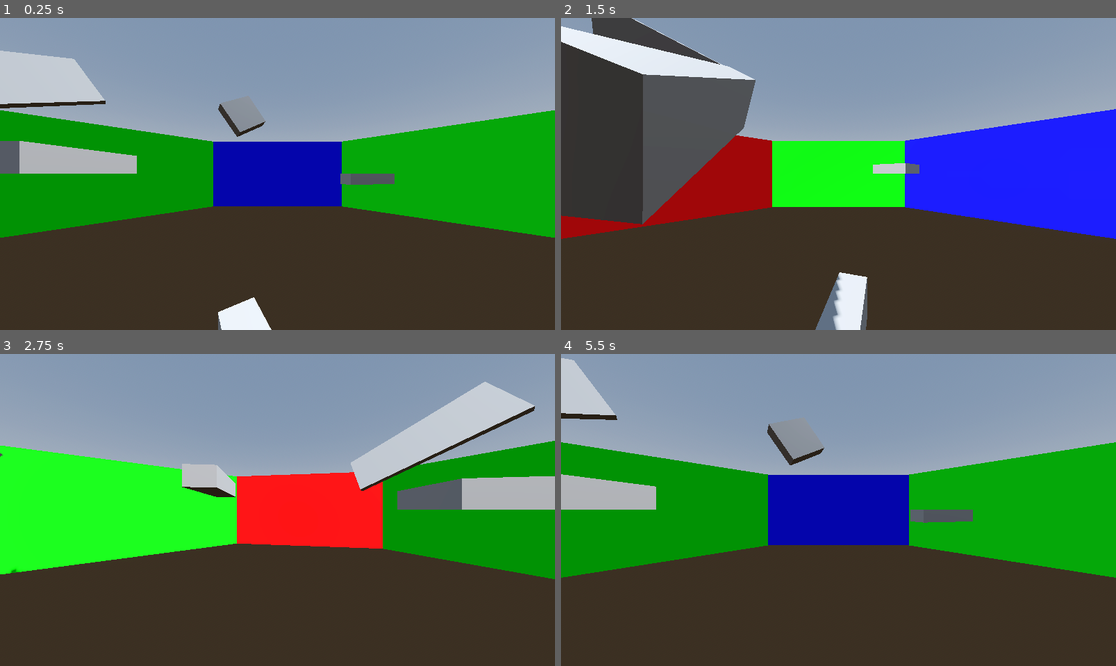
Above: before the commit, frames 1-4 (two rows, left to right).
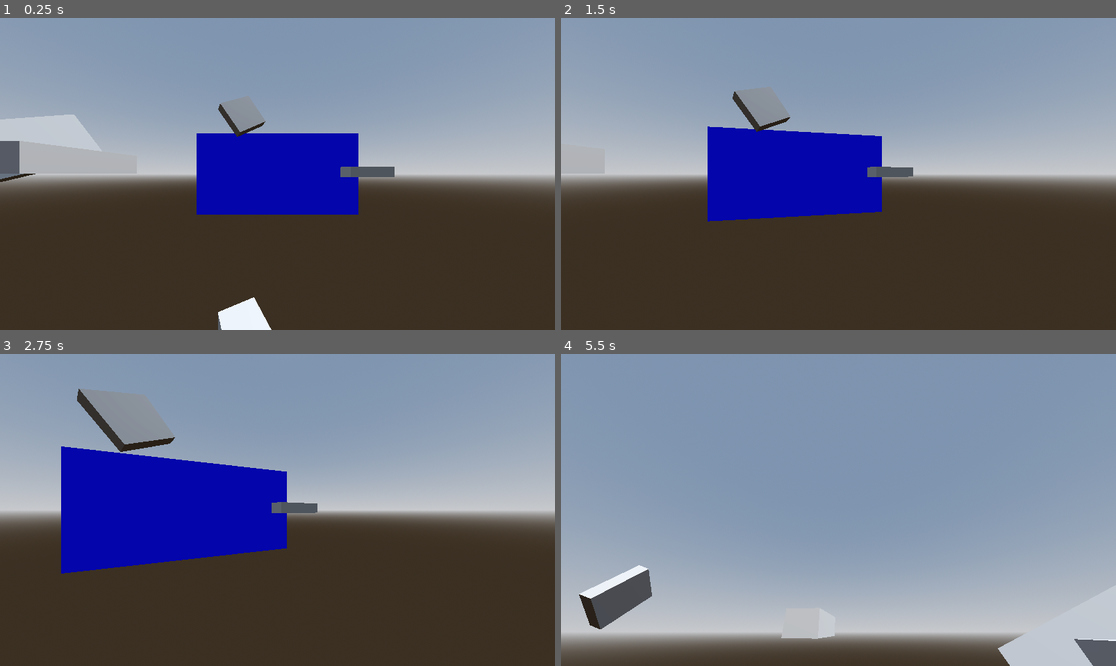
Above: after the commit, the same moments.

Repository: RyujinDraknir/GGJ-2024
Game: Godot game, scene res://scenes/main.tscn
Two runs of this game, one before a commit and one after it. Both use one fixed random seed, a clock stepped at 60 frames per second and the inputs below.
Inputs:
- Up to frame 1 (0.25 s): no input
- Up to frame 2 (1.5 s): tap Enter at 0.5 s; hold D (right) 0.53-1.28 s; tap E (zoom) at 0.6, 1.35 s; hold S (down) from 1.28 s (still down)
- Up to frame 3 (2.75 s): release S (down) at 2.03 s; hold D (right) from 2.03 s (still down); tap E (zoom) at 2.1 s
- Up to frame 4 (5.5 s): release D (right) at 2.78 s; hold W (up) 2.78-3.53 s; tap E (zoom) every 0.75 s from 2.85 to 5.1 s; hold A (left) 3.53-5.03 s; hold S (down) from 5.03 s (still down)

The runs differ from the first frame. In frame 1, 26% of the frame differs, in the area x 0-100%, y 10-71%; in frame 2, 40%; in frame 3, 36%; in frame 4, 65%, in the area x 0-100%, y 1-100%.

Commit message:
add raycast collision

Diff:
--- a/prefabScenes/player.tscn
+++ b/prefabScenes/player.tscn
@@ -11,4 +11,4 @@
 fov = 90.0
 
 [node name="RayCast3D" type="RayCast3D" parent="Pivot/Camera3D"]
-target_position = Vector3(0, 0, -10)
+target_position = Vector3(0, 0, -100)
--- /dev/null
+++ b/prefabScenes/test_wall.tscn
@@ -0,0 +1,15 @@
+[gd_scene load_steps=3 format=3 uid="uid://ny33g8w8gito"]
+
+[ext_resource type="Material" uid="uid://v2csvjkix4e5" path="res://textures/blue.tres" id="1_6eg0f"]
+
+[sub_resource type="QuadMesh" id="QuadMesh_htkxf"]
+size = Vector2(10, 10)
+
+[node name="TestWall" type="CSGMesh3D" groups=["scene"]]
+transform = Transform3D(3, 0, 0, 0, 1.5, 0, 0, 0, 1, 0, 0, 0)
+material_override = ExtResource("1_6eg0f")
+use_collision = true
+mesh = SubResource("QuadMesh_htkxf")
+
+[node name="CameraSpot" type="Marker3D" parent="."]
+transform = Transform3D(1, 0, 0, 0, 1, 0, 0, 0, 1, 0, 0, 8)
--- a/scenes/main.tscn
+++ b/scenes/main.tscn
@@ -1,9 +1,7 @@
-[gd_scene load_steps=9 format=3 uid="uid://cudcy7o72gnon"]
+[gd_scene load_steps=6 format=3 uid="uid://cudcy7o72gnon"]
 
 [ext_resource type="PackedScene" uid="uid://caabi8447msyu" path="res://prefabScenes/player.tscn" id="1_6q6j1"]
-[ext_resource type="Material" uid="uid://v2csvjkix4e5" path="res://textures/blue.tres" id="1_23y78"]
-[ext_resource type="Material" uid="uid://cxg33qag0nkfr" path="res://textures/green.tres" id="2_18jx4"]
-[ext_resource type="Material" uid="uid://dk6nxt0kyxtym" path="res://textures/red.tres" id="3_ewn4h"]
+[ext_resource type="PackedScene" uid="uid://ny33g8w8gito" path="res://prefabScenes/test_wall.tscn" id="1_yoi2q"]
 
 [sub_resource type="ProceduralSkyMaterial" id="ProceduralSkyMaterial_vfs8c"]
 sky_horizon_color = Color(0.64625, 0.65575, 0.67075, 1)
@@ -18,9 +16,6 @@
 tonemap_mode = 2
 glow_enabled = true
 
-[sub_resource type="QuadMesh" id="QuadMesh_htkxf"]
-size = Vector2(10, 10)
-
 [node name="Main" type="Node3D"]
 
 [node name="DirectionalLight3D" type="DirectionalLight3D" parent="."]
@@ -34,75 +29,47 @@
 
 [node name="CSGBox3D" type="CSGBox3D" parent="Map"]
 transform = Transform3D(3.39292, 0, 0, 0, 1, 0, 0, 0, 3.91651, -9.46716, 0.5, -6.64925)
+use_collision = true
+
+[node name="CSGBox3D9" type="CSGBox3D" parent="Map/CSGBox3D"]
+transform = Transform3D(-0.983661, -0.444825, -0.048813, -2.70697, 2.19507, -0.101239, 1.3261, 0.0444835, -0.0406466, -0.752622, 0.234083, 0.16155)
+use_collision = true
 
 [node name="CSGBox3D2" type="CSGBox3D" parent="Map"]
 transform = Transform3D(3.39292, 0, 0, 0, 1, 0, 0, 0, 3.91651, 7.83675, 0.5, 16.7035)
+use_collision = true
 
 [node name="CSGBox3D3" type="CSGBox3D" parent="Map"]
-transform = Transform3D(0.375059, 0, -5.04141, 0, 1, 0, 1.41126, 0, 1.33981, 9.084, -0.5, -15.7005)
+transform = Transform3D(0.375059, 0, -5.04141, 0, 1, 0, 1.41126, 0, 1.33981, 9.084, 0.2, -15.7005)
+use_collision = true
 
 [node name="CSGBox3D4" type="CSGBox3D" parent="Map"]
 transform = Transform3D(0.375059, 0, -5.04141, 0, 1, 0, 1.41126, 0, 1.33981, -10.7144, 1.5, 5.43806)
+use_collision = true
 
 [node name="CSGBox3D5" type="CSGBox3D" parent="Map"]
 transform = Transform3D(-0.616706, 0, -3.72264, 0, 1, 0, 0.352705, 0, -6.50904, 1.06497, -3.0563, 0.193069)
+use_collision = true
 
 [node name="CSGBox3D6" type="CSGBox3D" parent="Map"]
 transform = Transform3D(-0.364424, -1.37687, -1.71567, -0.204624, 2.00253, -1.30189, -0.578837, 0.158939, 1.54038, -2.68104, 4.53462, -12.1366)
+use_collision = true
 
 [node name="CSGBox3D7" type="CSGBox3D" parent="Map"]
 transform = Transform3D(-0.364424, -1.37687, -1.71567, -0.204624, 2.00253, -1.30189, -0.578837, 0.158939, 1.54038, -6.95692, 3.06463, 17.6428)
+use_collision = true
 
 [node name="CSGBox3D8" type="CSGBox3D" parent="Map"]
 transform = Transform3D(-3.33749, -1.50926, -0.165619, -2.70697, 2.19507, -0.101239, 5.19371, 0.17422, -0.159193, 13.7869, 6.4157, -0.296326)
-
-[node name="CSGBox3D9" type="CSGBox3D" parent="Map"]
-transform = Transform3D(-3.33749, -1.50926, -0.165619, -2.70697, 2.19507, -0.101239, 5.19371, 0.17422, -0.159193, -12.0207, 3.73408, -6.01653)
+use_collision = true
 
 [node name="CSGBox3D10" type="CSGBox3D" parent="Map"]
 transform = Transform3D(-4.30357, -1.16152, 0.287386, -2.77366, 1.68931, 0.264577, -2.33516, 0.134079, -0.843895, 5.67592, 1.64111, 0.79153)
+use_collision = true
 
 [node name="walls" type="Node3D" parent="Map"]
-transform = Transform3D(2, 0, 0, 0, 1, 0, 0, 0, 2, 0, 0, 0)
+transform = Transform3D(1, 0, 0, 0, 1, 0, 0, 0, 1, 0, 0, -29)
 
-[node name="up" type="CSGMesh3D" parent="Map/walls"]
-transform = Transform3D(1, 0, 0, 0, 1, 0, 0, 0, 1, 0, 0, -12)
-material_override = ExtResource("1_23y78")
-mesh = SubResource("QuadMesh_htkxf")
-
-[node name="down" type="CSGMesh3D" parent="Map/walls"]
-transform = Transform3D(-1, 0, 8.9407e-08, 0, 1, 0, -8.9407e-08, 0, -1, 0, 0, 12)
-material_override = ExtResource("1_23y78")
-mesh = SubResource("QuadMesh_htkxf")
-
-[node name="right" type="CSGMesh3D" parent="Map/walls"]
-transform = Transform3D(-4.37114e-08, 0, -1, 0, 1, 0, 1, 0, -4.37114e-08, 12, 0, 4.76837e-07)
-material_override = ExtResource("3_ewn4h")
-mesh = SubResource("QuadMesh_htkxf")
-
-[node name="left" type="CSGMesh3D" parent="Map/walls"]
-transform = Transform3D(1.33118e-07, 0, 1, 0, 1, 0, -1, 0, 1.33118e-07, -12, 0, -4.76837e-07)
-material_override = ExtResource("3_ewn4h")
-mesh = SubResource("QuadMesh_htkxf")
-
-[node name="upleft" type="CSGMesh3D" parent="Map/walls"]
-transform = Transform3D(0.707107, 0, -0.707107, 0, 1, 0, 0.707107, 0, 0.707107, 8.48528, 0, -8.48528)
-material_override = ExtResource("2_18jx4")
-mesh = SubResource("QuadMesh_htkxf")
-
-[node name="downright" type="CSGMesh3D" parent="Map/walls"]
-transform = Transform3D(-0.707107, 0, 0.707107, 0, 1, 0, -0.707107, 0, -0.707107, -8.48528, 0, 8.48528)
-material_override = ExtResource("2_18jx4")
-mesh = SubResource("QuadMesh_htkxf")
-
-[node name="downleft" type="CSGMesh3D" parent="Map/walls"]
-transform = Transform3D(-0.707107, 0, -0.707107, 0, 1, 0, 0.707107, 0, -0.707107, 8.48528, 0, 8.48528)
-material_override = ExtResource("2_18jx4")
-mesh = SubResource("QuadMesh_htkxf")
-
-[node name="rightup" type="CSGMesh3D" parent="Map/walls"]
-transform = Transform3D(0.707107, 0, 0.707107, 0, 1, 0, -0.707107, 0, 0.707107, -8.48528, 0, -8.48528)
-material_override = ExtResource("2_18jx4")
-mesh = SubResource("QuadMesh_htkxf")
+[node name="testWall" parent="Map/walls" instance=ExtResource("1_yoi2q")]
 
 [node name="Player" parent="." instance=ExtResource("1_6q6j1")]
--- a/scripts/player.gd
+++ b/scripts/player.gd
@@ -6,6 +6,8 @@
 @onready var raycast = $Pivot/Camera3D/RayCast3D
 
 const SENS_SPEED = 3.0
+const ZOOM_SENS_SPEED = 2.0
+const LERP_ZOOM_SENS_SPEED = 2.0
 const LERP_ZOOM_SPEED = 9.0
 
 var zoom : bool = false
@@ -21,11 +23,20 @@
 	var zoomSource
 	if zoom:
 		camera.position.z = lerp(camera.position.z,-2.0,delta*LERP_ZOOM_SPEED)
+		#camera.position.y = lerp(camera.position.y, input_dir.y*ZOOM_SENS_SPEED,delta*LERP_ZOOM_SENS_SPEED)
+		#camera.position.x = lerp(camera.position.x, input_dir.x*ZOOM_SENS_SPEED,delta*LERP_ZOOM_SENS_SPEED)
 	else:
 		camera.position.z = lerp(camera.position.z,pivot.position.z,delta*LERP_ZOOM_SPEED)
+		rotate_y(deg_to_rad(-input_dir.x*SENS_SPEED))
+		pivot.rotate_x(deg_to_rad(-input_dir.y*SENS_SPEED))
 
-	rotate_y(deg_to_rad(-input_dir.x*SENS_SPEED))
-	pivot.rotate_x(deg_to_rad(-input_dir.y*SENS_SPEED))
 	pivot.rotation.x = clamp(pivot.rotation.x,deg_to_rad(0),deg_to_rad(50))
 
+	if raycast.is_colliding():
+		if raycast.get_collider().is_in_group("scene"):
+			print("scene detected")
+		else:
+			print("not a scene")
+	else:
+		print("not colliding")
 	move_and_slide()
